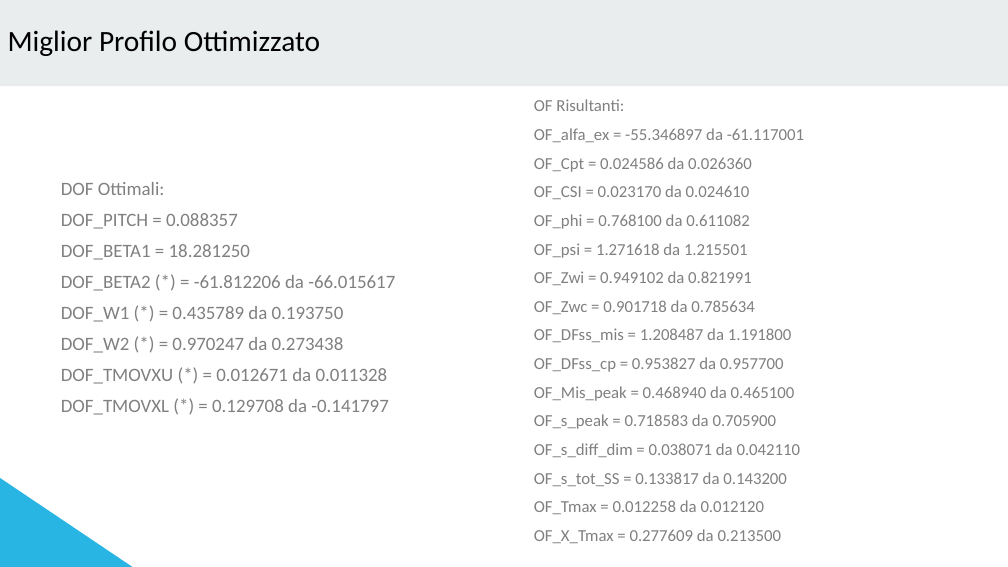
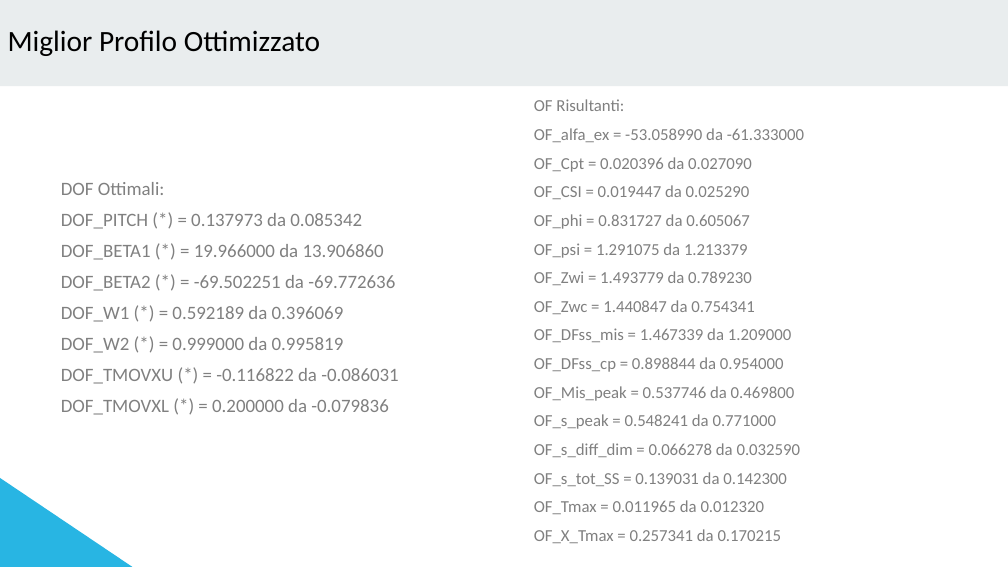
Before and after one commit to pecchiari1935822/Pecchiari_Reinforcement_Learning, a slide deck: slide 9 of Report_Simulazioni_PPO.pptx. Drawn at 1008x567 pixels with LibreOffice and Linux fonts; fonts in the diff are those of the drawing. Boxes give left, top, right and bottom in pixels: in the first picture for what was removed or moved away, otherwise in the second. Text is boxed around its words. In the diff, an @@ line names an element or a change of style, - is before the commit and + after.

```diff
--- a/Report_Simulazioni_PPO.pptx
+++ b/Report_Simulazioni_PPO.pptx
@@ text at (534,128,804,543): text changed @@
-OF_alfa_ex = -55.346897 da -61.117001
-OF_Cpt = 0.024586 da 0.026360
-OF_CSI = 0.023170 da 0.024610
-OF_phi = 0.768100 da 0.611082
-OF_psi = 1.271618 da 1.215501
-OF_Zwi = 0.949102 da 0.821991
-OF_Zwc = 0.901718 da 0.785634
-OF_DFss_mis = 1.208487 da 1.191800
-OF_DFss_cp = 0.953827 da 0.957700
-OF_Mis_peak = 0.468940 da 0.465100
-OF_s_peak = 0.718583 da 0.705900
-OF_s_diff_dim = 0.038071 da 0.042110
-OF_s_tot_SS = 0.133817 da 0.143200
-OF_Tmax = 0.012258 da 0.012120
-OF_X_Tmax = 0.277609 da 0.213500
+OF_alfa_ex = -53.058990 da -61.333000
+OF_Cpt = 0.020396 da 0.027090
+OF_CSI = 0.019447 da 0.025290
+OF_phi = 0.831727 da 0.605067
+OF_psi = 1.291075 da 1.213379
+OF_Zwi = 1.493779 da 0.789230
+OF_Zwc = 1.440847 da 0.754341
+OF_DFss_mis = 1.467339 da 1.209000
+OF_DFss_cp = 0.898844 da 0.954000
+OF_Mis_peak = 0.537746 da 0.469800
+OF_s_peak = 0.548241 da 0.771000
+OF_s_diff_dim = 0.066278 da 0.032590
+OF_s_tot_SS = 0.139031 da 0.142300
+OF_Tmax = 0.011965 da 0.012320
+OF_X_Tmax = 0.257341 da 0.170215
@@ text at (61,213,398,415): text changed @@
-DOF_PITCH = 0.088357
-DOF_BETA1 = 18.281250
-DOF_BETA2 (*) = -61.812206 da -66.015617
-DOF_W1 (*) = 0.435789 da 0.193750
-DOF_W2 (*) = 0.970247 da 0.273438
-DOF_TMOVXU (*) = 0.012671 da 0.011328
-DOF_TMOVXL (*) = 0.129708 da -0.141797
+DOF_PITCH (*) = 0.137973 da 0.085342
+DOF_BETA1 (*) = 19.966000 da 13.906860
+DOF_BETA2 (*) = -69.502251 da -69.772636
+DOF_W1 (*) = 0.592189 da 0.396069
+DOF_W2 (*) = 0.999000 da 0.995819
+DOF_TMOVXU (*) = -0.116822 da -0.086031
+DOF_TMOVXL (*) = 0.200000 da -0.079836
```
Also in this commit, not shown: 3 other slides changed, 11 other files.
